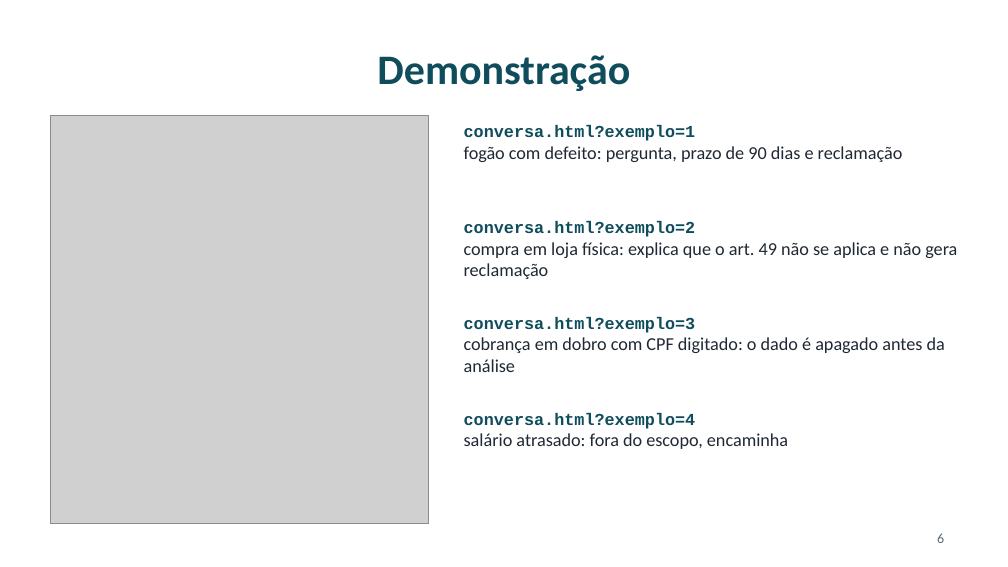
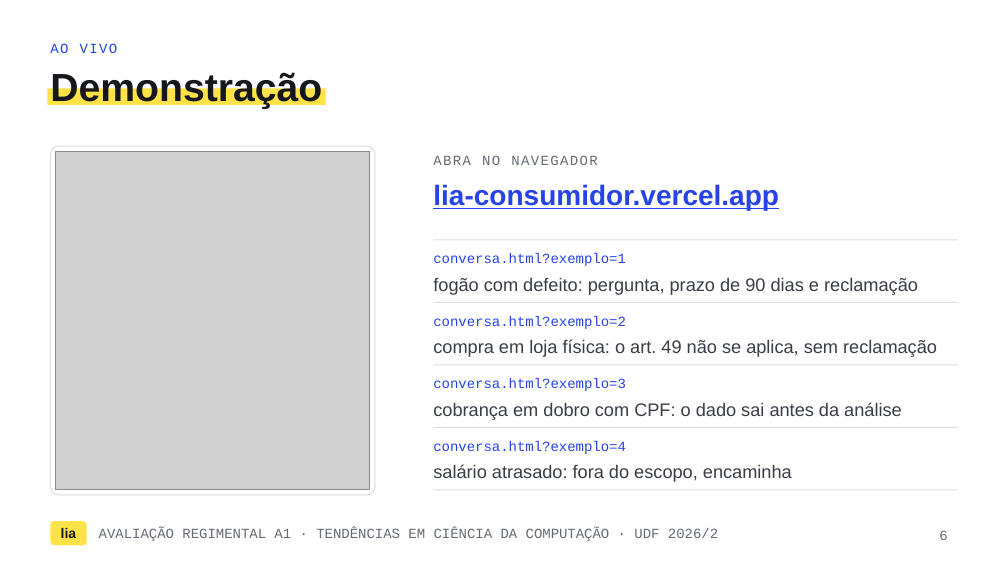
Before and after one commit to BrayanPletsch/Tendencias_CienciaComputacao_2026_2, a slide deck: slide 6 of unidade-4-aplicacoes-e-limitacoes/projeto-assistente-consumidor/slides/apresentacao.pptx. Drawn at 1008x567 pixels with LibreOffice and Linux fonts; fonts in the diff are those of the drawing; grey boxes stand for pictures. Boxes give left, top, right and bottom in pixels: in the first picture for what was removed or moved away, otherwise in the second. Text is boxed around its words. In the diff, an @@ line names an element or a change of style, - is before the commit and + after.

Commit message:
docs: refazer os slides no visual do design system

```diff
--- a/unidade-4-aplicacoes-e-limitacoes/projeto-assistente-consumidor/slides/apresentacao.pptx
+++ b/unidade-4-aplicacoes-e-limitacoes/projeto-assistente-consumidor/slides/apresentacao.pptx
@@ text added at bbox=[50, 43, 118, 53], 10 pt, text #2643E9 @@
+AO VIVO
@@ rectangle added at bbox=[47, 89, 326, 105], fill #FFE247 @@
@@ title "Demonstração": place and size @@
-title "Demonstração" at bbox=[377, 55, 630, 91]
+title "Demonstração" at bbox=[50, 70, 322, 109]
@@ title "Demonstração" at bbox=[50, 70, 322, 109]: size 30 to 28 pt, font Calibri to Arial, text colour #0F4C5C to #15171C; alignment centre to left; vertical alignment middle to top @@
@@ rounded rectangle added at bbox=[50, 146, 375, 495], fill #FFFFFF, outline #DCDDDF 0.75 pt @@
@@ text at bbox=[464, 125, 696, 141]: paragraph removed @@
-conversa.html?exemplo=1
@@ picture: place and size @@
-picture at bbox=[50, 116, 428, 523]
+picture at bbox=[55, 151, 370, 490]
@@ text added at bbox=[433, 155, 597, 165], 10 pt, text #666A73 @@
+ABRA NO NAVEGADOR
@@ text added at bbox=[433, 184, 779, 210], 20 pt, text #2643E9, bold, underline @@
+lia-consumidor.vercel.app
@@ line added from (433, 240) to (958, 240), #DCDDDF 0.75 pt @@
@@ text added at bbox=[433, 253, 626, 266], 10 pt, text #2643E9 @@
+conversa.html?exemplo=1
@@ text "fogão com defeito: pergunta, prazo ..." at bbox=[433, 277, 918, 295]: font Calibri to Arial, text colour #1F2933 to #3A3D45 @@
@@ text "fogão com defeito: pergunta, prazo ...": place and size @@
-text "fogão com defeito: pergunta, prazo ..." at bbox=[464, 125, 903, 162]
+text "fogão com defeito: pergunta, prazo ..." at bbox=[433, 277, 918, 295]
@@ line added from (433, 302) to (958, 302), #DCDDDF 0.75 pt @@
@@ text added at bbox=[433, 316, 626, 329], 10 pt, text #2643E9 @@
+conversa.html?exemplo=2
@@ text at bbox=[433, 339, 937, 357]: text changed; font Calibri to Arial; text colour #1F2933 to #3A3D45 @@
-conversa.html?exemplo=2
-compra em loja física: explica que o art. 49 não se aplica e não gera reclamação
+compra em loja física: o art. 49 não se aplica, sem reclamação
@@ line added from (433, 365) to (958, 365), #DCDDDF 0.75 pt @@
@@ text added at bbox=[433, 378, 626, 391], 10 pt, text #2643E9 @@
+conversa.html?exemplo=3
@@ text at bbox=[433, 402, 902, 420]: text changed; font Calibri to Arial; text colour #1F2933 to #3A3D45 @@
-conversa.html?exemplo=3
-cobrança em dobro com CPF digitado: o dado é apagado antes da análise
+cobrança em dobro com CPF: o dado sai antes da análise
@@ text at bbox=[464, 413, 696, 429]: paragraph removed @@
-conversa.html?exemplo=4
@@ line added from (433, 427) to (958, 427), #DCDDDF 0.75 pt @@
@@ text added at bbox=[433, 441, 626, 454], 10 pt, text #2643E9 @@
+conversa.html?exemplo=4
@@ text "salário atrasado: fora do escopo, ...": place and size @@
-text "salário atrasado: fora do escopo, ..." at bbox=[464, 413, 788, 449]
+text "salário atrasado: fora do escopo, ..." at bbox=[433, 464, 792, 482]
@@ text "salário atrasado: fora do escopo, ..." at bbox=[433, 464, 792, 482]: font Calibri to Arial, text colour #1F2933 to #3A3D45 @@
@@ line added from (433, 490) to (958, 490), #DCDDDF 0.75 pt @@
@@ rounded rectangle added at bbox=[50, 521, 87, 545], fill #FFE247, 10 pt, text #15171C, bold @@
+lia
@@ text added at bbox=[99, 528, 718, 541], 10 pt, text #666A73 @@
+AVALIAÇÃO REGIMENTAL A1 · TENDÊNCIAS EM CIÊNCIA DA COMPUTAÇÃO · UDF 2026/2
@@ page number at bbox=[939, 530, 947, 540]: font Calibri to Courier New, text colour #5C6B73 to #666A73; alignment left to right @@
```
Also in this commit, not shown: 10 other slides changed.
